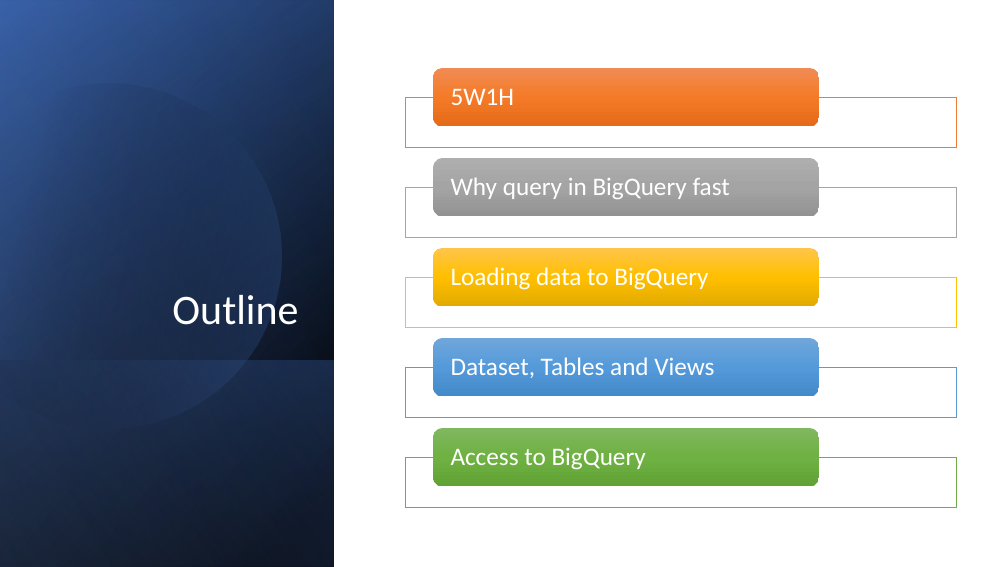
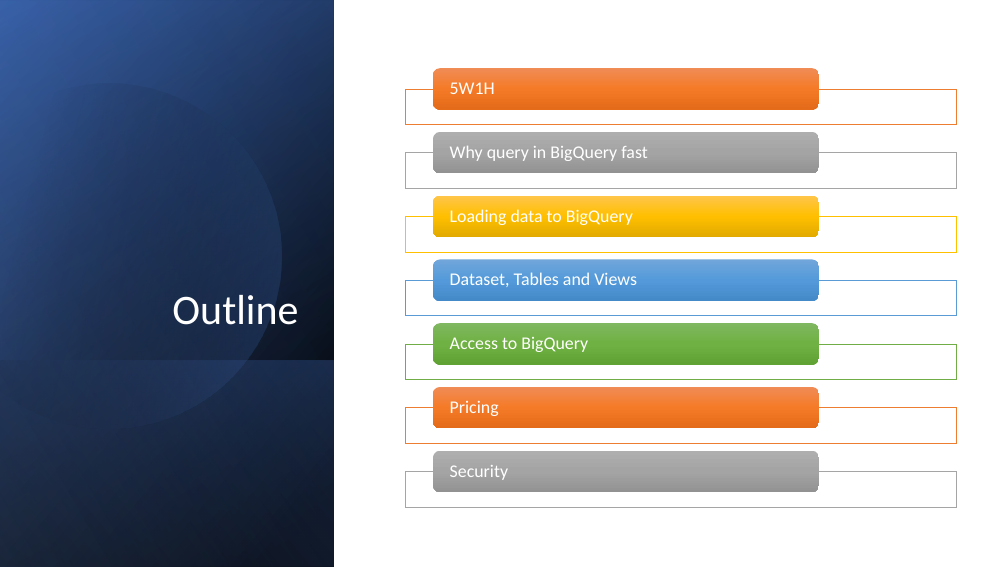
Before and after one commit to brucent2610/DataEngineerCoaching, a slide deck: slide 2 of Presentation/BigQuery.pptx. Drawn at 1008x567 pixels with LibreOffice and Linux fonts; fonts in the diff are those of the drawing. Boxes give left, top, right and bottom in pixels: in the first picture for what was removed or moved away, otherwise in the second. Text is boxed around its words. In the diff, an @@ line names an element or a change of style, - is before the commit and + after.

```diff
--- a/Presentation/BigQuery.pptx
+++ b/Presentation/BigQuery.pptx
@@ rectangle: place and size @@
-rectangle at bbox=[405, 97, 957, 147]
+rectangle at bbox=[405, 89, 957, 125]
@@ rounded rectangle: place and size @@
-rounded rectangle at bbox=[433, 68, 819, 126]
+rounded rectangle at bbox=[433, 68, 819, 110]
@@ rounded rectangle: place and size @@
-rounded rectangle at bbox=[433, 158, 819, 216]
+rounded rectangle at bbox=[433, 132, 819, 173]
@@ text "Why query in BigQuery fast": place and size @@
-text "Why query in BigQuery fast" at bbox=[451, 177, 730, 199]
+text "Why query in BigQuery fast" at bbox=[450, 146, 647, 161]
@@ rectangle: place and size @@
-rectangle at bbox=[405, 188, 957, 237]
+rectangle at bbox=[405, 153, 957, 188]
@@ rounded rectangle: place and size @@
-rounded rectangle at bbox=[433, 248, 819, 306]
+rounded rectangle at bbox=[433, 196, 819, 237]
@@ text "Loading data to BigQuery": place and size @@
-text "Loading data to BigQuery" at bbox=[451, 267, 708, 290]
+text "Loading data to BigQuery" at bbox=[450, 209, 633, 225]
@@ rectangle: place and size @@
-rectangle at bbox=[405, 278, 957, 327]
+rectangle at bbox=[405, 216, 957, 252]
@@ rounded rectangle: place and size @@
-rounded rectangle at bbox=[433, 338, 819, 396]
+rounded rectangle at bbox=[433, 259, 819, 301]
@@ text "Dataset, Tables and Views": place and size @@
-text "Dataset, Tables and Views" at bbox=[451, 357, 714, 378]
+text "Dataset, Tables and Views" at bbox=[450, 272, 637, 287]
@@ rectangle: place and size @@
-rectangle at bbox=[405, 368, 957, 417]
+rectangle at bbox=[405, 281, 957, 316]
@@ size 24 to 17 pt; less space between paragraphs in 5 elements at bbox=[450, 82, 495, 94], bbox=[450, 146, 647, 161], bbox=[450, 209, 633, 225], bbox=[450, 272, 637, 287], bbox=[450, 337, 588, 352] @@
@@ text "Access to BigQuery": place and size @@
-text "Access to BigQuery" at bbox=[451, 447, 646, 470]
+text "Access to BigQuery" at bbox=[450, 337, 588, 352]
@@ rectangle: place and size @@
-rectangle at bbox=[405, 457, 957, 507]
+rectangle at bbox=[405, 472, 957, 507]
@@ rectangle at bbox=[405, 472, 957, 507]: outline #70AD47 0.5 pt to #A5A5A5 0.5 pt @@
@@ rounded rectangle: place and size @@
-rounded rectangle at bbox=[433, 428, 819, 486]
+rounded rectangle at bbox=[433, 451, 819, 492]
@@ rounded rectangle at bbox=[433, 451, 819, 492]: fill gradient #81B861 to #6FB242 to #62A336 to gradient #AFAFAF to #A5A5A5 to #939393 @@
@@ group added at bbox=[405, 323, 957, 480]: 2 rectangles, 2 rounded rectangles, 2 texts @@
+Pricing
+Security
```
Also in this commit, not shown: 8 slides added, 4 other files.
